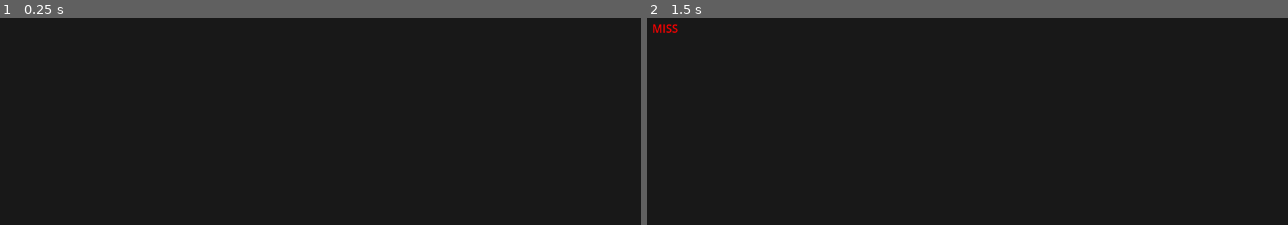
Above: before the commit, frames 1-2 (left to right).
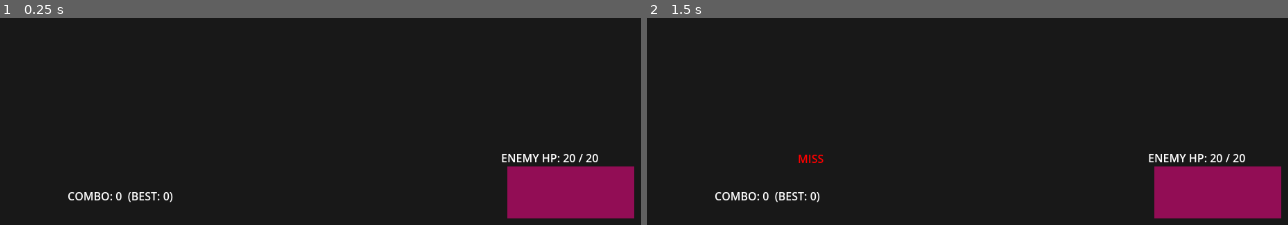
Above: after the commit, the same moments.

Repository: ResonantiaCollective/Project_Dissonance
Game: Godot game, scene res://scenes/test_scenes/TestArena.tscn
Same seed, same stepped clock (60 frames per second), same inputs: the game is played once before the commit and once after it.
Inputs:
- Up to frame 1 (0.25 s): no input
- Up to frame 2 (1.5 s): tap Enter at 0.5 s; hold Space (strike_on_beat) 0.53-1.28 s; tap Space (strike_on_beat) at 1.35 s

The runs differ from the first frame. In frame 1, 5.8% of the frame differs, in the area x 10-99%, y 65-98%; in frame 2, 6.0%, in the area x 0-99%, y 2-98%.

Commit message:
ADD: A3 enemy HP and damage system bound to beat timing

Diff:
--- a/01_GODOT_PROJECT/resonantia-prototype/scenes/test_scenes/TestArena.tscn
+++ b/01_GODOT_PROJECT/resonantia-prototype/scenes/test_scenes/TestArena.tscn
@@ -7,18 +7,44 @@
 script = ExtResource("1_2s2s7")
 
 [node name="Label" type="Label" parent="."]
-offset_left = 6.0
-offset_top = 2.0
-offset_right = 198.0
-offset_bottom = 25.0
+offset_left = 26.0
+offset_top = 222.0
+offset_right = 218.0
+offset_bottom = 245.0
 text = "Resonantia Prototype A1"
 
 [node name="FeedbackLabel" type="Label" parent="."]
-offset_left = 19.0
-offset_top = 35.0
-offset_right = 59.0
-offset_bottom = 58.0
+offset_left = 229.0
+offset_top = 223.0
+offset_right = 269.0
+offset_bottom = 246.0
+
+[node name="ComboLabel" type="Label" parent="."]
+offset_left = 109.0
+offset_top = 277.0
+offset_right = 149.0
+offset_bottom = 300.0
 
 [node name="AudioStreamPlayer" type="AudioStreamPlayer" parent="."]
 stream = ExtResource("2_rmtab")
 bus = &"Spectrum"
+
+[node name="BeatFlash" type="ColorRect" parent="."]
+offset_left = 29.0
+offset_top = 252.0
+offset_right = 230.0
+offset_bottom = 331.0
+color = Color(0.54901963, 0.627451, 0.6901961, 1)
+
+[node name="EnemyRect" type="ColorRect" parent="."]
+offset_left = 743.0
+offset_top = 246.0
+offset_right = 926.0
+offset_bottom = 321.0
+color = Color(0.5712787, 0.051279373, 0.33375794, 1)
+
+[node name="EnemyHPLabel" type="Label" parent="."]
+offset_left = 734.0
+offset_top = 222.0
+offset_right = 774.0
+offset_bottom = 245.0
--- a/01_GODOT_PROJECT/resonantia-prototype/scripts/core/test_arena.gd
+++ b/01_GODOT_PROJECT/resonantia-prototype/scripts/core/test_arena.gd
@@ -1,64 +1,144 @@
 extends Node2D
 
-@onready var label := $Label                   # BEAT indicator
-@onready var feedback := $FeedbackLabel       # GOOD / MISS
-@onready var audio_player := $AudioStreamPlayer
+@onready var label: Label = $Label
+@onready var feedback: Label = $FeedbackLabel
+@onready var combo_label: Label = $ComboLabel
+@onready var audio_player: AudioStreamPlayer = $AudioStreamPlayer
+@onready var pulse_rect: ColorRect = $BeatFlash
+@onready var enemy_rect: ColorRect = $EnemyRect
+@onready var enemy_hp_label: Label = $EnemyHPLabel
 
-var spectrum : AudioEffectSpectrumAnalyzerInstance = null
-var beat_threshold := 0.15        # VERY LOW on purpose, we’ll tune later
-var beat_state := false
-var debug_timer := 0.0            # for printing energy sometimes
+var spectrum: AudioEffectSpectrumAnalyzerInstance = null
+var beat_threshold: float = 0.05
+var beat_state: bool = false
+
+var debug_timer: float = 0.0
+var pulse_strength: float = 0.0
+var pulse_decay: float = 5.0
+
+var combo: int = 0
+var best_combo: int = 0
+
+var enemy_max_hp: int = 20
+var enemy_hp: int = enemy_max_hp
+var enemy_alive: bool = true
 
 func _ready() -> void:
-	print("Resonantia A3 — Spectrum Pulse Online.")
+	print("Resonantia A3 — Spectrum Pulse + Enemy System Online.")
 
-	# 1) Get the analyzer instance from the 'Spectrum' bus
+	# Get analyzer instance from 'Spectrum' bus
 	var bus_index := AudioServer.get_bus_index("Spectrum")
 	if bus_index == -1:
-		push_error("Spectrum bus not found. Check Audio > Buses: name must be exactly 'Spectrum'.")
+		push_error("Spectrum bus not found. Make sure you have a 'Spectrum' bus in Audio -> Buses.")
 	else:
 		spectrum = AudioServer.get_bus_effect_instance(bus_index, 0)
 		if spectrum == null:
-			push_error("SpectrumAnalyzer instance is null. Check that Spectrum bus has a SpectrumAnalyzer effect in slot 0.")
+			push_error("SpectrumAnalyzer instance is null. Check that the Spectrum bus has a SpectrumAnalyzer effect in slot 0.")
 
 	audio_player.play()
 	label.text = ""
 	feedback.text = ""
 
+	# Make sure BeatFlash starts invisible
+	var c := pulse_rect.modulate
+	c.a = 0.0
+	pulse_rect.modulate = c
+
+	_update_combo_label()
+	_update_enemy_hp_label()
+
 func _process(delta: float) -> void:
 	if spectrum == null:
-		# If we ever get here, text will show that spectrum is missing
 		label.text = "NO SPECTRUM"
 		beat_state = false
 		return
 
 	debug_timer += delta
 
-	# 2) Read overall energy (wide band so *any* clap/kick shows up)
-	var vec := spectrum.get_magnitude_for_frequency_range(500.0, 3000.0)
-	var energy := vec.length()
+	# Read mid / high where claps or transient hits live (adjust to taste)
+	var vec: Vector2 = spectrum.get_magnitude_for_frequency_range(500.0, 3000.0)
+	var energy: float = vec.length()
 
-	# Print energy every 0.3s so you can see values in Output tab
 	if debug_timer > 0.3:
 		print("Energy:", energy)
 		debug_timer = 0.0
 
-	# 3) Detect beat
+	# BEAT detection
 	if energy > beat_threshold:
 		label.text = "BEAT"
 		beat_state = true
-		await get_tree().create_timer(0.05).timeout  # 50ms flash
+		pulse_strength = 1.0
+	else:
 		label.text = ""
 		beat_state = false
 
+	# Screen pulse fade
+	pulse_strength = max(pulse_strength - pulse_decay * delta, 0.0)
+	var c := pulse_rect.modulate
+	c.a = pulse_strength * 0.25
+	pulse_rect.modulate = c
+
 func _input(event: InputEvent) -> void:
 	if event.is_action_pressed("strike_on_beat"):
+		if not enemy_alive:
+			# Enemy is already dead; ignore further strikes
+			feedback.text = "ENEMY DEFEATED"
+			feedback.modulate = Color(1, 1, 0)
+			await get_tree().create_timer(0.25).timeout
+			feedback.text = ""
+			return
+
 		if beat_state:
+			# GOOD HIT
 			feedback.text = "GOOD"
 			feedback.modulate = Color(0, 1, 0)
+			combo += 1
+			if combo > best_combo:
+				best_combo = combo
+			_apply_enemy_damage(1)  # 1 damage per good hit for now
+			_update_combo_label()
 		else:
+			# MISS
 			feedback.text = "MISS"
 			feedback.modulate = Color(1, 0, 0)
+			combo = 0
+			_update_combo_label()
 
 		await get_tree().create_timer(0.25).timeout
 		feedback.text = ""
+
+func _update_combo_label() -> void:
+	if combo > 0:
+		combo_label.text = "COMBO: %d  (BEST: %d)" % [combo, best_combo]
+	else:
+		combo_label.text = "COMBO: 0  (BEST: %d)" % [best_combo]
+
+func _update_enemy_hp_label() -> void:
+	enemy_hp_label.text = "ENEMY HP: %d / %d" % [enemy_hp, enemy_max_hp]
+
+func _apply_enemy_damage(amount: int) -> void:
+	if not enemy_alive:
+		return
+
+	enemy_hp = max(enemy_hp - amount, 0)
+	_update_enemy_hp_label()
+
+	# Flash enemy on hit
+	var original_color := enemy_rect.modulate
+	enemy_rect.modulate = Color(1, 0, 0)  # hit flash red
+	await get_tree().create_timer(0.1).timeout
+	enemy_rect.modulate = original_color
+
+	if enemy_hp == 0:
+		enemy_alive = false
+		_on_enemy_defeated()
+
+func _on_enemy_defeated() -> void:
+	feedback.text = "ENEMY DEFEATED"
+	feedback.modulate = Color(1, 1, 0)
+	print("Enemy defeated.")
+
+	# Optional: dim or fade enemy rect
+	var c := enemy_rect.modulate
+	c.a = 0.3
+	enemy_rect.modulate = c
Not shown, changed: 00_DOCUMENTATION/Codex/01_Living_Bible_v4.0.md
